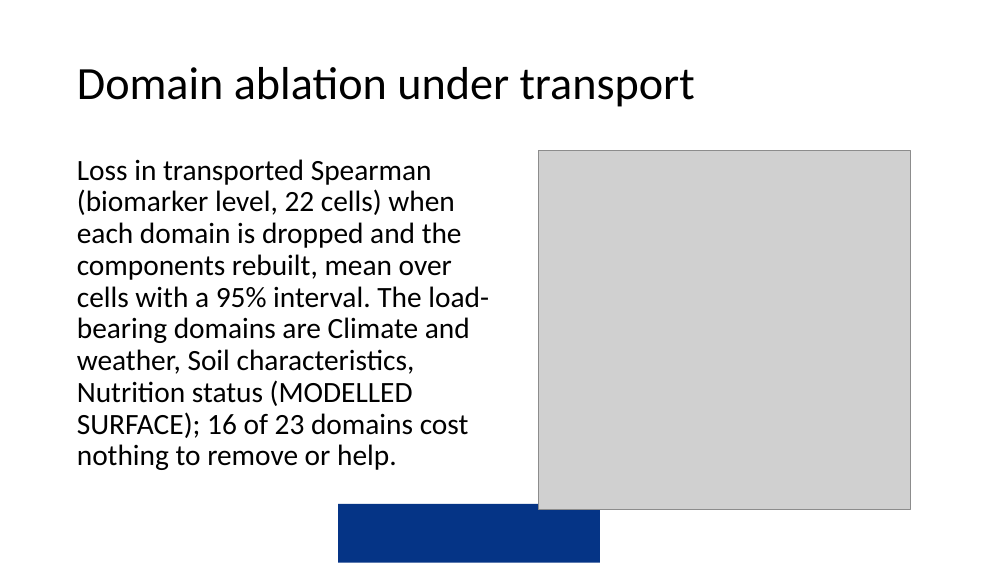
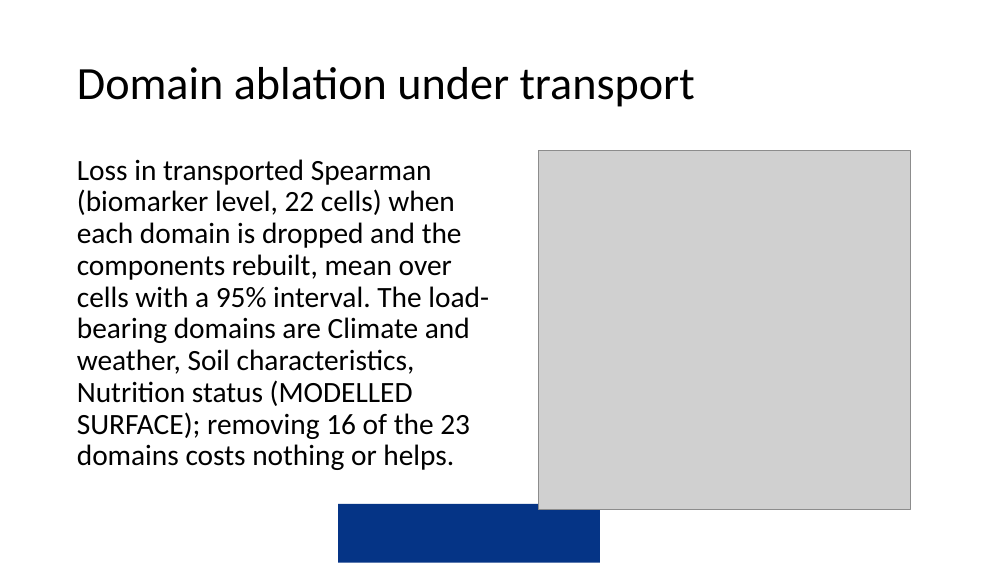
Before and after one commit to amertens/mn-prediction, a slide deck: slide 27 of docs/slides/MN-proxy-Ghana-presentation-2026-09.pptx. Drawn at 1008x567 pixels with LibreOffice and Linux fonts; fonts in the diff are those of the drawing; grey boxes stand for pictures; background and template pictures are left out. Boxes give left, top, right and bottom in pixels: in the first picture for what was removed or moved away, otherwise in the second. Text is boxed around its words. In the diff, an @@ line names an element or a change of style, - is before the commit and + after.

```diff
--- a/docs/slides/MN-proxy-Ghana-presentation-2026-09.pptx
+++ b/docs/slides/MN-proxy-Ghana-presentation-2026-09.pptx
@@ text at box(77, 159, 489, 470): text changed @@
-Loss in transported Spearman (biomarker level, 22 cells) when each domain is dropped and the components rebuilt, mean over cells with a 95% interval. The load-bearing domains are Climate and weather, Soil characteristics, Nutrition status (MODELLED SURFACE); 16 of 23 domains cost nothing to remove or help.
+Loss in transported Spearman (biomarker level, 22 cells) when each domain is dropped and the components rebuilt, mean over cells with a 95% interval. The load-bearing domains are Climate and weather, Soil characteristics, Nutrition status (MODELLED SURFACE); removing 16 of the 23 domains costs nothing or helps.
```
Also in this commit, not shown: 2 other slides changed, 3 other files.
